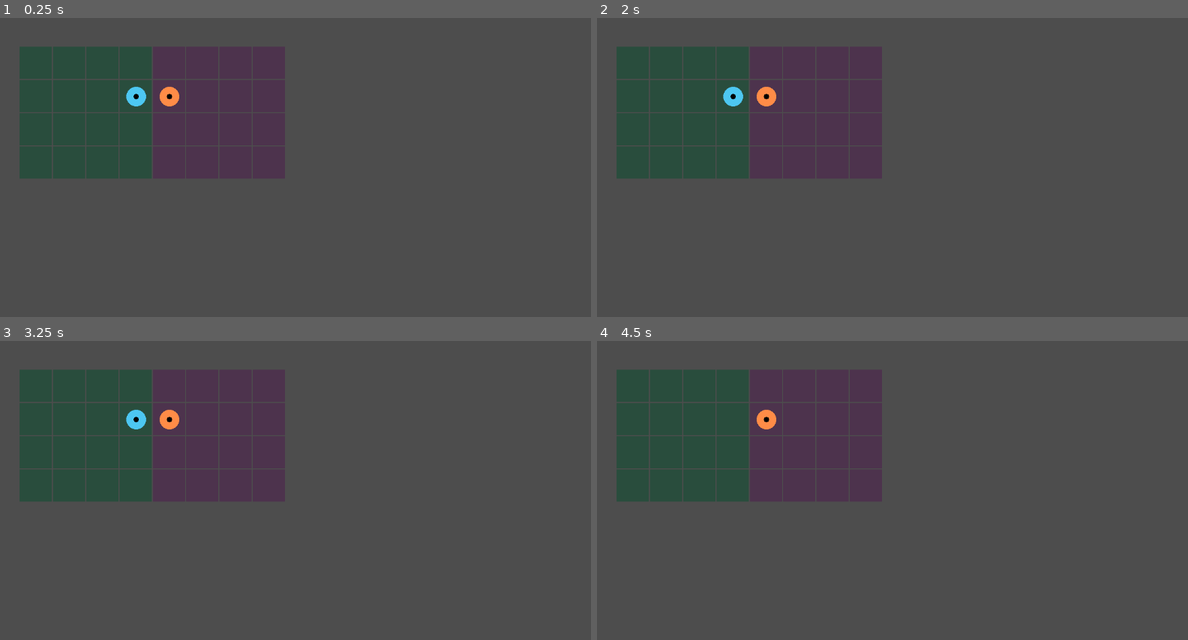
Above: before the commit, frames 1-4 (two rows, left to right).
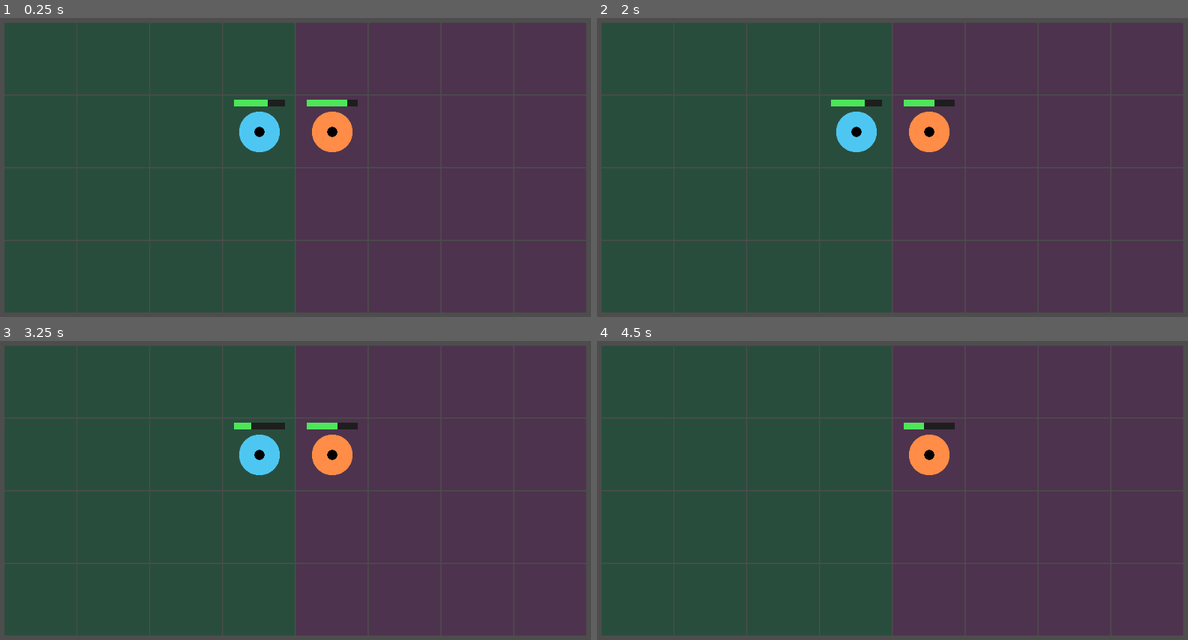
Above: after the commit, the same moments.

Repository: Mozart031/project-aetherion
Game: Godot game, scene res://scenes/main.tscn
Same seed, same stepped clock (60 frames per second), same inputs: the game is played once before the commit and once after it.
Inputs (mouse positions are in pixels of both pictures, inside the frame that each line leads up to):
- Up to frame 1 (0.25 s): no input
- Up to frame 2 (2 s): tap Enter at 0.5 s; move the mouse to (1022, 152) at 0.52 s; click (1022, 152) at 0.67 s; tap Space at 1.25 s; move the mouse to (774, 185) at 1.27 s; click (774, 185) at 1.42 s
- Up to frame 3 (3.25 s): move the mouse to (354, 415) at 2.02 s; click (354, 415) at 2.17 s; tap Enter at 2.75 s; move the mouse to (265, 559) at 2.77 s; click (265, 559) at 2.92 s
- Up to frame 4 (4.5 s): tap Space at 3.5 s; move the mouse to (1069, 541) at 3.52 s; click (1069, 541) at 3.67 s; tap Enter at 4.25 s; move the mouse to (715, 439) at 4.27 s; click (715, 439) at 4.42 s

The runs differ from the first frame. In frame 1, 84% of the frame differs, in the area x 0-100%, y 1-99%; in frame 2, 84%; in frame 3, 84%; in frame 4, 84%.

Commit message:
feat: add creature selection and health bars for phase 20.1B

Diff:
--- a/scripts/main.gd
+++ b/scripts/main.gd
@@ -3,6 +3,8 @@
 var sim := AetherionSimulation.new()
 var accumulator := 0.0
 var auto_attack := true
+var selected_unit_id := -1
+const LOCAL_PLAYER := 0
 
 func _ready() -> void:
 	sim.queue_summon(0, "boar", Vector2i(3, 1))
@@ -17,12 +19,52 @@
 			sim.queue_attack(int(sim.units[0]["id"]), int(sim.units[1]["id"]))
 			sim.queue_attack(int(sim.units[1]["id"]), int(sim.units[0]["id"]))
 		sim.step()
+		_clear_defeated_selection()
 		accumulator -= AetherionSimulation.TICK_SECONDS
 	queue_redraw()
 
+func _clear_defeated_selection() -> void:
+	if selected_unit_id != -1 and sim.get_unit(selected_unit_id).is_empty():
+		selected_unit_id = -1
+
+func _unhandled_input(event: InputEvent) -> void:
+	if event is InputEventMouseButton:
+		if event.button_index == MOUSE_BUTTON_LEFT and event.pressed:
+			_select_at_viewport_position(event.position)
+	elif event is InputEventScreenTouch:
+		if event.index == 0 and event.pressed:
+			_select_at_viewport_position(event.position)
+
+func _board_rect() -> Rect2:
+	# Fit the full logical board inside either a portrait or landscape viewport.
+	var available := get_viewport_rect().size - Vector2(32.0, 32.0)
+	var cell_size := maxf(1.0, minf(available.x / AetherionSimulation.WIDTH, available.y / AetherionSimulation.HEIGHT))
+	var board_size := Vector2(AetherionSimulation.WIDTH, AetherionSimulation.HEIGHT) * cell_size
+	return Rect2((get_viewport_rect().size - board_size) * 0.5, board_size)
+
+func _cell_at_viewport_position(viewport_position: Vector2) -> Vector2i:
+	# Input positions are viewport coordinates, drawing uses this Node2D's space.
+	var local_position := get_global_transform_with_canvas().affine_inverse() * viewport_position
+	var board := _board_rect()
+	if not board.has_point(local_position):
+		return Vector2i(-1, -1)
+	var relative := (local_position - board.position) / (board.size.x / AetherionSimulation.WIDTH)
+	return Vector2i(floori(relative.x), floori(relative.y))
+
+func _select_at_viewport_position(viewport_position: Vector2) -> void:
+	var cell := _cell_at_viewport_position(viewport_position)
+	selected_unit_id = -1
+	for unit in sim.units:
+		if int(unit["owner"]) == LOCAL_PLAYER and unit["cell"] == cell:
+			selected_unit_id = int(unit["id"])
+			break
+	# Selection is idempotent: an emulated mouse press after a touch cannot toggle it.
+	queue_redraw()
+
 func _draw() -> void:
-	var cell_size := 64.0
-	var origin := Vector2(45, 90)
+	var board := _board_rect()
+	var cell_size := board.size.x / AetherionSimulation.WIDTH
+	var origin := board.position
 	for y in range(AetherionSimulation.HEIGHT):
 		for x in range(AetherionSimulation.WIDTH):
 			var rect := Rect2(origin + Vector2(x, y) * cell_size, Vector2.ONE * (cell_size - 2.0))
@@ -30,5 +72,14 @@
 	for unit in sim.units:
 		var cell: Vector2i = unit["cell"]
 		var pos := origin + Vector2(cell) * cell_size + Vector2.ONE * cell_size * 0.5
-		draw_circle(pos, 19.0, Color(0.30, 0.78, 0.95) if int(unit["owner"]) == 0 else Color(1.0, 0.55, 0.28))
-		draw_circle(pos, 5.0, Color.BLACK)
+		if int(unit["id"]) == selected_unit_id:
+			draw_arc(pos, cell_size * 0.36, 0.0, TAU, 48, Color(1.0, 0.95, 0.3), maxf(2.0, cell_size * 0.04), true)
+		draw_circle(pos, cell_size * 0.28, Color(0.30, 0.78, 0.95) if int(unit["owner"]) == 0 else Color(1.0, 0.55, 0.28))
+		draw_circle(pos, cell_size * 0.07, Color.BLACK)
+		var bar := Rect2(pos + Vector2(-0.35, -0.44) * cell_size, Vector2(0.7, 0.09) * cell_size)
+		draw_rect(bar, Color(0.12, 0.12, 0.12))
+		draw_rect(Rect2(bar.position, Vector2(bar.size.x * _health_fraction(unit), bar.size.y)), Color(0.3, 0.9, 0.35))
+
+func _health_fraction(unit: Dictionary) -> float:
+	var max_hp: int = AetherionSimulation.CARD_STATS[unit["kind"]]["hp"]
+	return clampf(float(unit["hp"]) / float(max_hp), 0.0, 1.0)
--- /dev/null
+++ b/tests/presentation_smoke.gd
@@ -0,0 +1,99 @@
+extends SceneTree
+
+var failures := 0
+
+func _initialize() -> void:
+	_run.call_deferred()
+
+func _check(condition: bool, message: String) -> void:
+	if not condition:
+		failures += 1
+		push_error(message)
+
+func _point(view, cell: Vector2i) -> Vector2:
+	var board: Rect2 = view._board_rect()
+	var local_point := board.position + (Vector2(cell) + Vector2.ONE * 0.5) * (board.size.x / 8.0)
+	return view.get_global_transform_with_canvas() * local_point
+
+func _click(view, point: Vector2, pressed: bool = true, button: int = MOUSE_BUTTON_LEFT) -> void:
+	var event := InputEventMouseButton.new()
+	event.position = point
+	event.button_index = button
+	event.pressed = pressed
+	view._unhandled_input(event)
+
+func _touch(view, point: Vector2, pressed: bool = true, index: int = 0) -> void:
+	var event := InputEventScreenTouch.new()
+	event.position = point
+	event.pressed = pressed
+	event.index = index
+	view._unhandled_input(event)
+
+func _run() -> void:
+	var viewport := SubViewport.new()
+	viewport.size = Vector2i(600, 900)
+	root.add_child(viewport)
+	var scene: PackedScene = load("res://scenes/main.tscn")
+	var view = scene.instantiate()
+	viewport.add_child(view)
+	view.set_process(false)
+	view.sim.step() # Resolve the demo summons without changing simulation rules.
+	_check(view.selected_unit_id == -1, "Nothing selected at startup")
+	var initial_units: Array = view.sim.units.duplicate(true)
+	var initial_players: Array = view.sim.players.duplicate(true)
+	_click(view, _point(view, Vector2i(3, 1)))
+	_check(view.selected_unit_id == 1, "Mouse selects own creature")
+	_click(view, _point(view, Vector2i(4, 1)), false)
+	_click(view, _point(view, Vector2i(4, 1)), true, MOUSE_BUTTON_RIGHT)
+	_check(view.selected_unit_id == 1, "Release and right click do not change selection")
+	_touch(view, _point(view, Vector2i(4, 1)), true, 1)
+	_check(view.selected_unit_id == 1, "Secondary touch does not change selection")
+	_click(view, _point(view, Vector2i(4, 1)))
+	_check(view.selected_unit_id == -1, "Enemy creatures cannot be selected")
+	_touch(view, _point(view, Vector2i(3, 1)))
+	_check(view.selected_unit_id == 1, "Primary touch selects own creature")
+	_touch(view, _point(view, Vector2i(4, 1)), false)
+	_check(view.selected_unit_id == 1, "Touch release does not change selection")
+	_click(view, _point(view, Vector2i(3, 1)))
+	_check(view.selected_unit_id == 1, "Emulated mouse after touch keeps selection")
+	_click(view, _point(view, Vector2i(0, 0)))
+	_check(view.selected_unit_id == -1, "Empty cell clears selection")
+	_touch(view, _point(view, Vector2i(3, 1)))
+	_click(view, Vector2(-10, -10))
+	_check(view.selected_unit_id == -1, "Outside board clears selection")
+	for size in [Vector2i(360, 800), Vector2i(1200, 600)]:
+		viewport.size = size
+		var board: Rect2 = view._board_rect()
+		_check(Rect2(Vector2.ZERO, Vector2(size)).encloses(board), "Board fits resized viewport")
+		_click(view, _point(view, Vector2i(3, 1)))
+		_check(view.selected_unit_id == 1, "Selection follows viewport resize")
+		_check(view._cell_at_viewport_position(board.end) == Vector2i(-1, -1), "Bottom/right boundary excluded")
+	view.position = Vector2(12, 20)
+	view.scale = Vector2(0.8, 0.8)
+	_touch(view, _point(view, Vector2i(3, 1)))
+	_check(view.selected_unit_id == 1, "Input respects canvas transformation")
+	_check(view.sim.units == initial_units, "Selection must not mutate units")
+	_check(view.sim.players == initial_players, "Selection must not mutate player state")
+	_check(view.sim.queued_commands.is_empty(), "Selection must not generate combat commands")
+	_check(is_equal_approx(view._health_fraction(view.sim.get_unit(1)), 1.0), "Full HP bar")
+	view.sim.queue_attack(1, 2)
+	view.sim.queue_attack(2, 1)
+	view.sim.step()
+	_check(is_equal_approx(view._health_fraction(view.sim.get_unit(1)), 2.0 / 3.0), "Own HP bar follows damage")
+	_check(is_equal_approx(view._health_fraction(view.sim.get_unit(2)), 0.8), "Enemy HP bar follows damage")
+	# Let the unchanged demo combat defeat the selected boar through real ticks.
+	view._process(0.25)
+	_check(view.selected_unit_id == 1, "Selection survives while creature is alive")
+	for iteration in range(18):
+		view._process(0.25)
+	_check(view.sim.get_unit(1).is_empty(), "Demo combat defeats selected boar")
+	_check(view.selected_unit_id == -1, "Selection clears after defeat during multi-tick frame")
+	# These snapshots test drawing bounds without modifying the simulation state.
+	_check(is_zero_approx(view._health_fraction({"kind": "boar", "hp": -1})), "HP bar clamps at zero")
+	_check(is_equal_approx(view._health_fraction({"kind": "boar", "hp": 5}), 1.0), "HP bar clamps at maximum")
+	await process_frame
+	await process_frame
+	viewport.queue_free()
+	if failures == 0:
+		print("PASS: Phase 20.1B selection, input coordinates, HP bars and defeat cleanup")
+	quit(0 if failures == 0 else 1)
Not shown, changed: GEMINI.md
Not shown, changed: docs/ROADMAP.md
